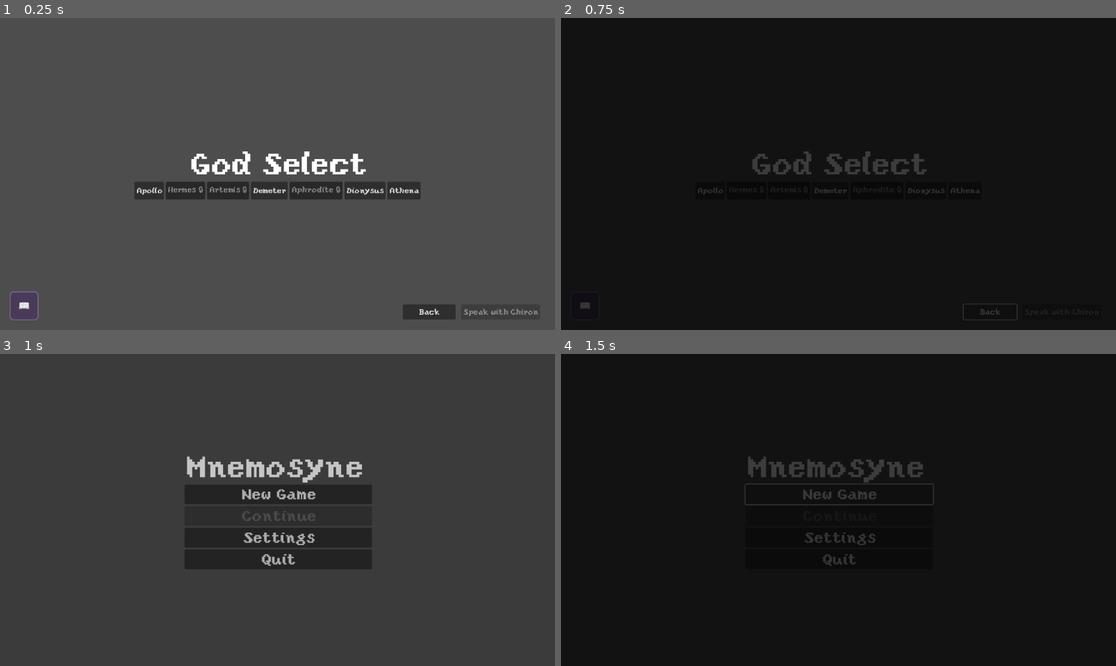
Above: before the commit, frames 1-4 (two rows, left to right).
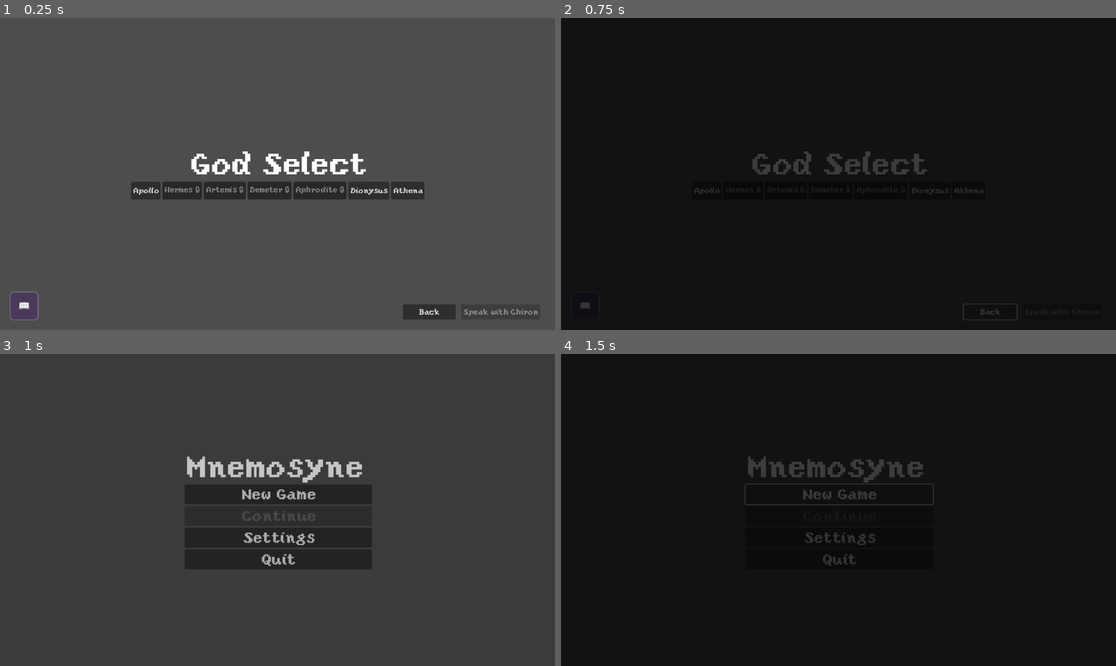
Above: after the commit, the same moments.

Repository: leslieharding/Mnemosyne
Game: Godot game, scene res://Scenes/GameModeSelect.tscn
The game is run twice, just before and just after one commit, with the same random seed, the same clock (stepped at 60 frames per second) and the same inputs. This scene is started directly instead of the project's main scene.
Inputs:
- Up to frame 1 (0.25 s): no input
- Up to frame 2 (0.75 s): click "Back" at 0.5 s
- Up to frame 3 (1 s): no input
- Up to frame 4 (1.5 s): click "New Game" at 1.25 s

The runs differ from the first frame. In frame 1, 0.8% of the frame differs, in the area x 23-77%, y 52-59%; in frame 2, 0.1%; in frame 3, nothing differs; in frame 4, nothing differs.

Commit message:
add demeter unlock functions

Diff:
--- a/Scenes/GameModeSelect.tscn
+++ b/Scenes/GameModeSelect.tscn
@@ -99,4 +99,5 @@
 [connection signal="pressed" from="VBoxContainer/HBoxContainer/ApolloButton" to="." method="_on_apollo_button_pressed"]
 [connection signal="pressed" from="VBoxContainer/HBoxContainer/HermesButton" to="." method="_on_hermes_button_pressed"]
 [connection signal="pressed" from="VBoxContainer/HBoxContainer/ArtemisButton" to="." method="_on_artemis_button_pressed"]
+[connection signal="pressed" from="VBoxContainer/HBoxContainer/DemeterButton" to="." method="_on_demeter_button_pressed"]
 [connection signal="pressed" from="VBoxContainer/HBoxContainer/AphroditeButton" to="." method="_on_aphrodite_button_pressed"]
--- a/Scripts/game_mode_select.gd
+++ b/Scripts/game_mode_select.gd
@@ -8,6 +8,7 @@
 @onready var hermes_button: Button = $VBoxContainer/HBoxContainer/HermesButton
 @onready var artemis_button: Button = $VBoxContainer/HBoxContainer/ArtemisButton
 @onready var aphrodite_button: Button = $VBoxContainer/HBoxContainer/AphroditeButton
+@onready var demeter_button: Button = $VBoxContainer/HBoxContainer/DemeterButton
 @onready var chiron_button: ChironButton = $ChironButton
 
 func _ready():
@@ -46,7 +47,8 @@
 	setup_individual_god_button("Apollo", apollo_button, unlocked_gods)
 	setup_individual_god_button("Hermes", hermes_button, unlocked_gods)
 	setup_individual_god_button("Artemis", artemis_button, unlocked_gods)
-	setup_individual_god_button("Aphrodite", aphrodite_button, unlocked_gods)  # Add this line
+	setup_individual_god_button("Aphrodite", aphrodite_button, unlocked_gods)
+	setup_individual_god_button("Demeter", demeter_button, unlocked_gods)
 	# Add more gods here as needed
 
 func setup_individual_god_button(god_name: String, button: Button, unlocked_gods: Array[String]):
@@ -91,6 +93,12 @@
 	else:
 		show_unlock_requirements("Aphrodite")
 
+func _on_demeter_button_pressed() -> void:
+	if is_god_available("Demeter"):
+		TransitionManagerAutoload.change_scene_to("res://Scenes/Demeter.tscn")
+	else:
+		show_unlock_requirements("Demeter")
+
 func is_god_available(god_name: String) -> bool:
 	if not has_node("/root/GlobalProgressTrackerAutoload"):
 		return god_name == "Apollo"  # Fallback
--- a/Scripts/global_progress_tracker.gd
+++ b/Scripts/global_progress_tracker.gd
@@ -23,6 +23,11 @@
 		"type": "couples_united",
 		"required_count": 2,
 		"description": "Unite 2 couples by placing them adjacent on the board"
+	},
+	"Demeter": {
+		"type": "cards_leveled",
+		"required_count": 5,
+		"description": "Level up 5 different cards"
 	}
 }
 
@@ -244,6 +249,9 @@
 		"couples_united":
 			var required = condition.get("required_count", 2)
 			return couples_united.size() >= required
+		"cards_leveled":
+			var required = condition.get("required_count", 5)
+			return count_leveled_cards() >= required
 		_:
 			return false
 
@@ -260,6 +268,22 @@
 		return boss_data.get("victories", 0) > 0
 
 	return false
+
+# Check if enough cards have been leveled up
+func count_leveled_cards() -> int:
+	var leveled_count = 0
+
+	# Count cards across all gods that have reached level 2 or higher
+	for god_name in progress_data:
+		var god_progress = progress_data[god_name]
+		for card_index in god_progress:
+			var card_data = god_progress[card_index]
+			var card_level = ExperienceHelpers.calculate_level(card_data["total_exp"])
+			if card_level >= 2:  # Level 2 or higher counts as "leveled up"
+				leveled_count += 1
+
+	return leveled_count
+
 
 # Unlock a god
 func unlock_god(god_name: String):
@@ -300,6 +324,13 @@
 				return " ✓"
 			else:
 				return " (" + str(current) + "/" + str(required) + " couples united)"
+		"cards_leveled":
+			var required = condition.get("required_count", 5)
+			var current = count_leveled_cards()
+			if current >= required:
+				return " ✓"
+			else:
+				return " (" + str(current) + "/" + str(required) + " cards leveled)"
 		_:
 			return ""
 
